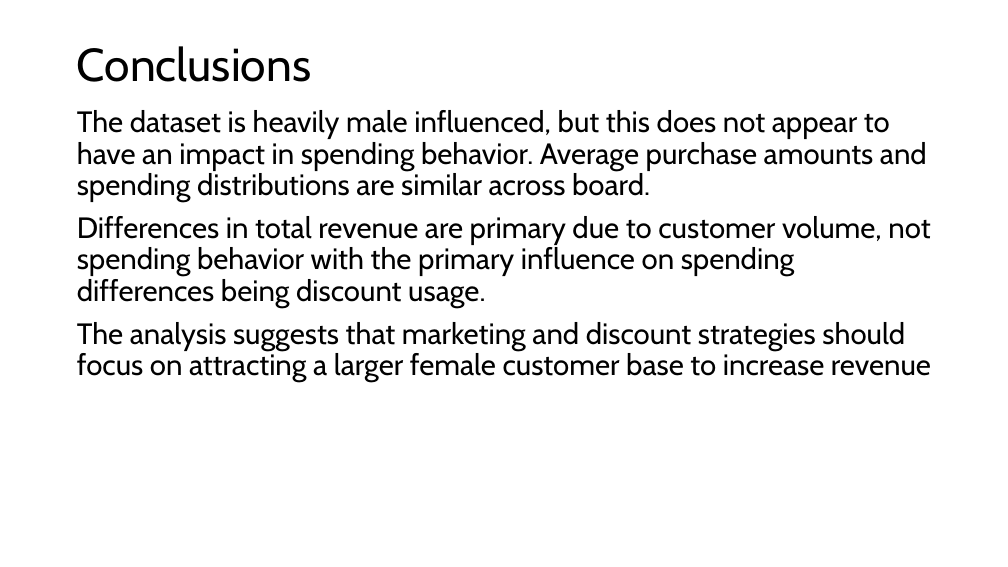
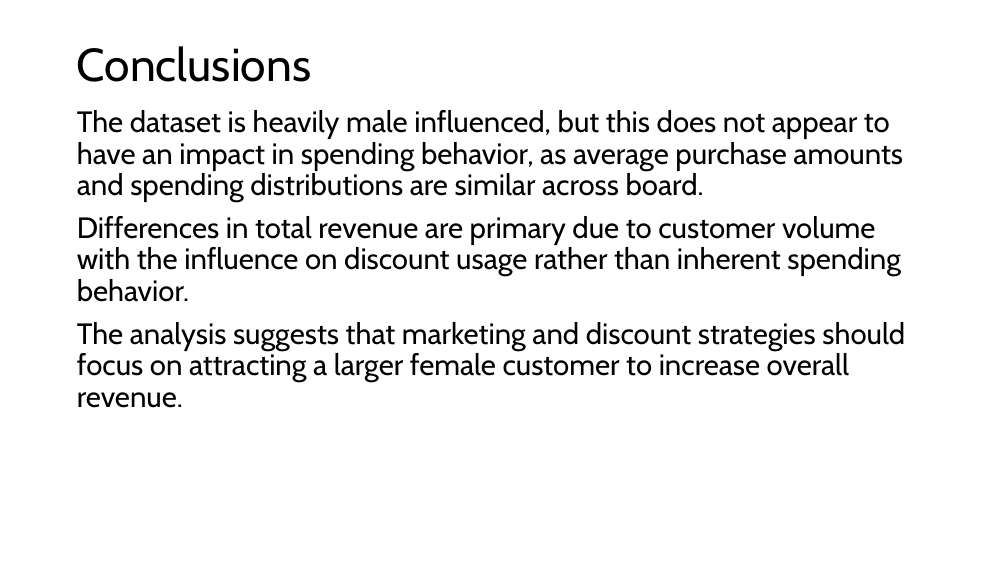
Before and after one commit to ilsecaher/MSDS670_X40_Mid-Term_Project, a slide deck: slide 7 of MSDS670_X40_Data Visualization_AssignmentWk4 - Ilse Severance.pptx. Drawn at 1008x567 pixels with LibreOffice and Linux fonts; fonts in the diff are those of the drawing. Boxes give left, top, right and bottom in pixels: in the first picture for what was removed or moved away, otherwise in the second. Text is boxed around its words. In the diff, an @@ line names an element or a change of style, - is before the commit and + after.

```diff
--- a/MSDS670_X40_Data Visualization_AssignmentWk4 - Ilse Severance.pptx
+++ b/MSDS670_X40_Data Visualization_AssignmentWk4 - Ilse Severance.pptx
@@ text at [77,110,905,408]: text changed @@
-The dataset is heavily male influenced, but this does not appear to have an impact in spending behavior. Average purchase amounts and spending distributions are similar across board.
-Differences in total revenue are primary due to customer volume, not spending behavior with the primary influence on spending differences being discount usage.
-The analysis suggests that marketing and discount strategies should focus on attracting a larger female customer base to increase revenue
+The dataset is heavily male influenced, but this does not appear to have an impact in spending behavior, as average purchase amounts and spending distributions are similar across board.
+Differences in total revenue are primary due to customer volume with the influence on discount usage rather than inherent spending behavior.
+The analysis suggests that marketing and discount strategies should focus on attracting a larger female customer to increase overall revenue.
```
Also in this commit, not shown: 2 other slides changed, 1 other file.
